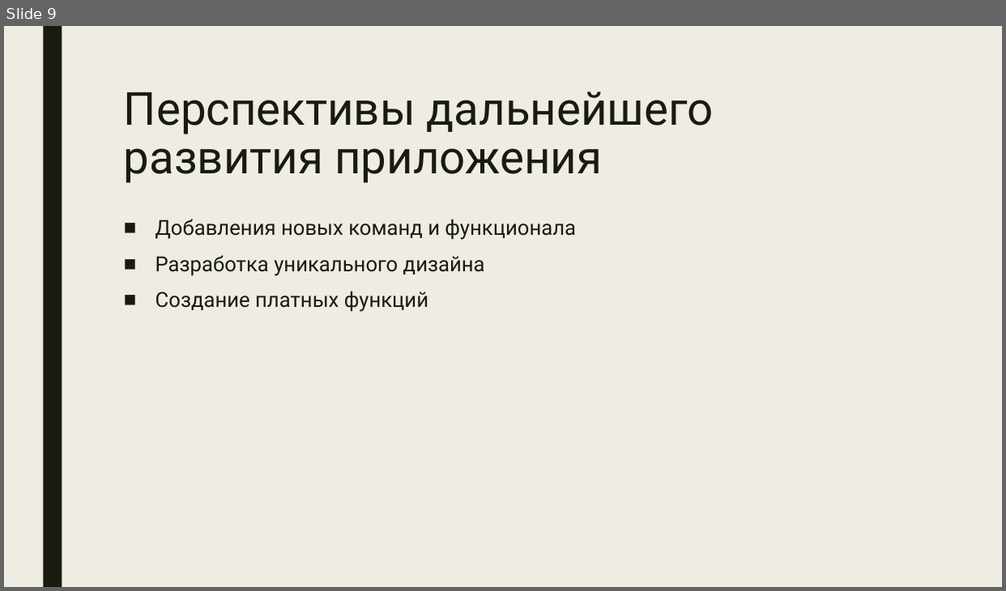
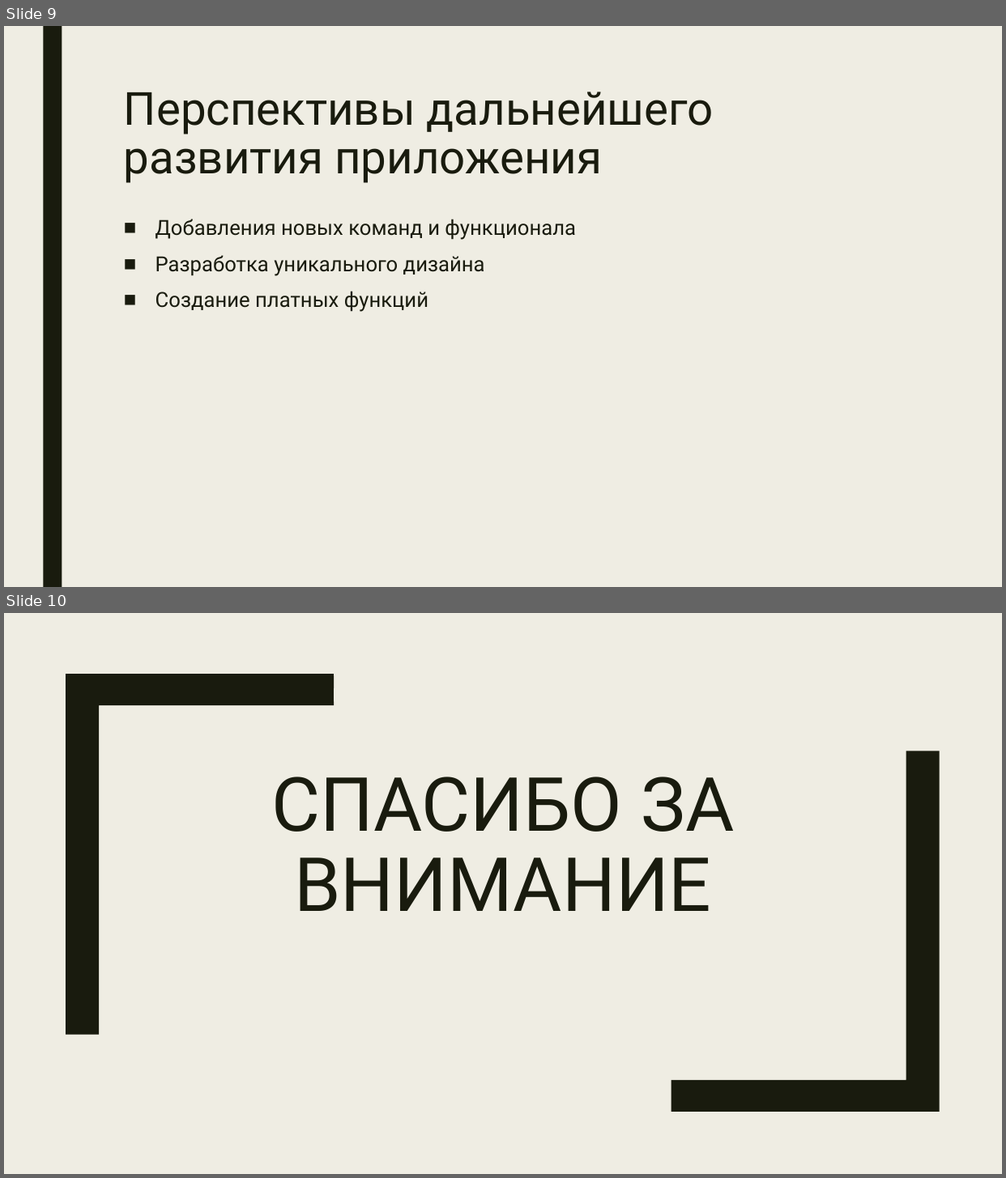
Before and after one commit to nexxy06/telegramBot, a slide deck: universalbot.pptx. Shown one above the other, each under a label of ours: slide 9 before the commit, slides 9 and 10 after it. The pictures are 1006x591 and 1006x1178 pixels, drawn with LibreOffice and Linux fonts; fonts in the diff are those of the drawing. Boxes give left, top, right and bottom in pixels: in the first picture for what was removed or moved away, otherwise in the second. Text is boxed around its words. In the diff, an @@ line names an element or a change of style, - is before the commit and + after.

```diff
--- a/universalbot.pptx
+++ b/universalbot.pptx
@@ slide 10 added at (4,613,1002,1174), background #EFEDE3 @@
@@ freeform shape added at (66,674,334,1034), fill #191B0E @@
@@ freeform shape added at (671,751,940,1112), fill #191B0E @@
@@ title added at (271,777,734,911), 72 pt, text #191B0E @@
+СПАСИБО ЗА ВНИМАНИЕ
```
